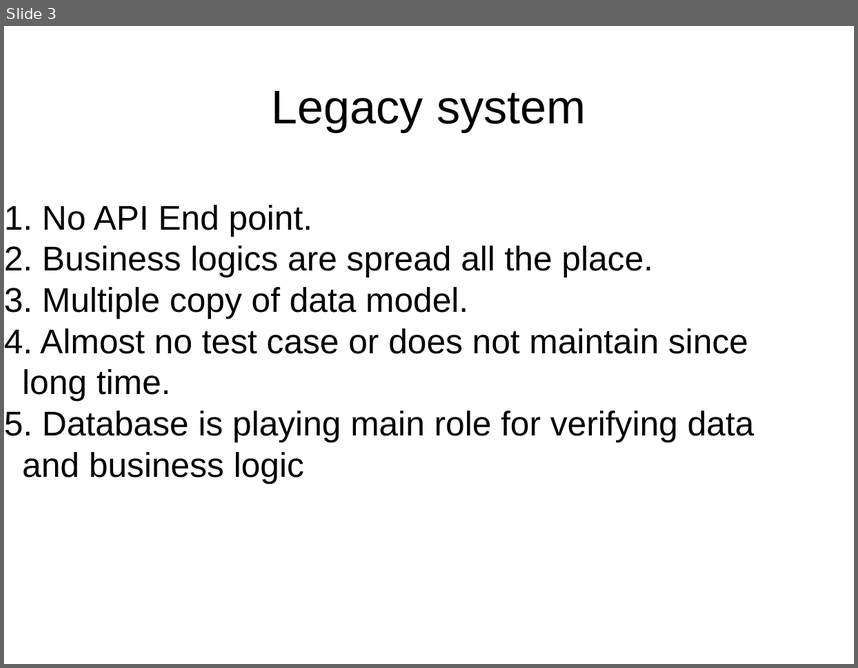
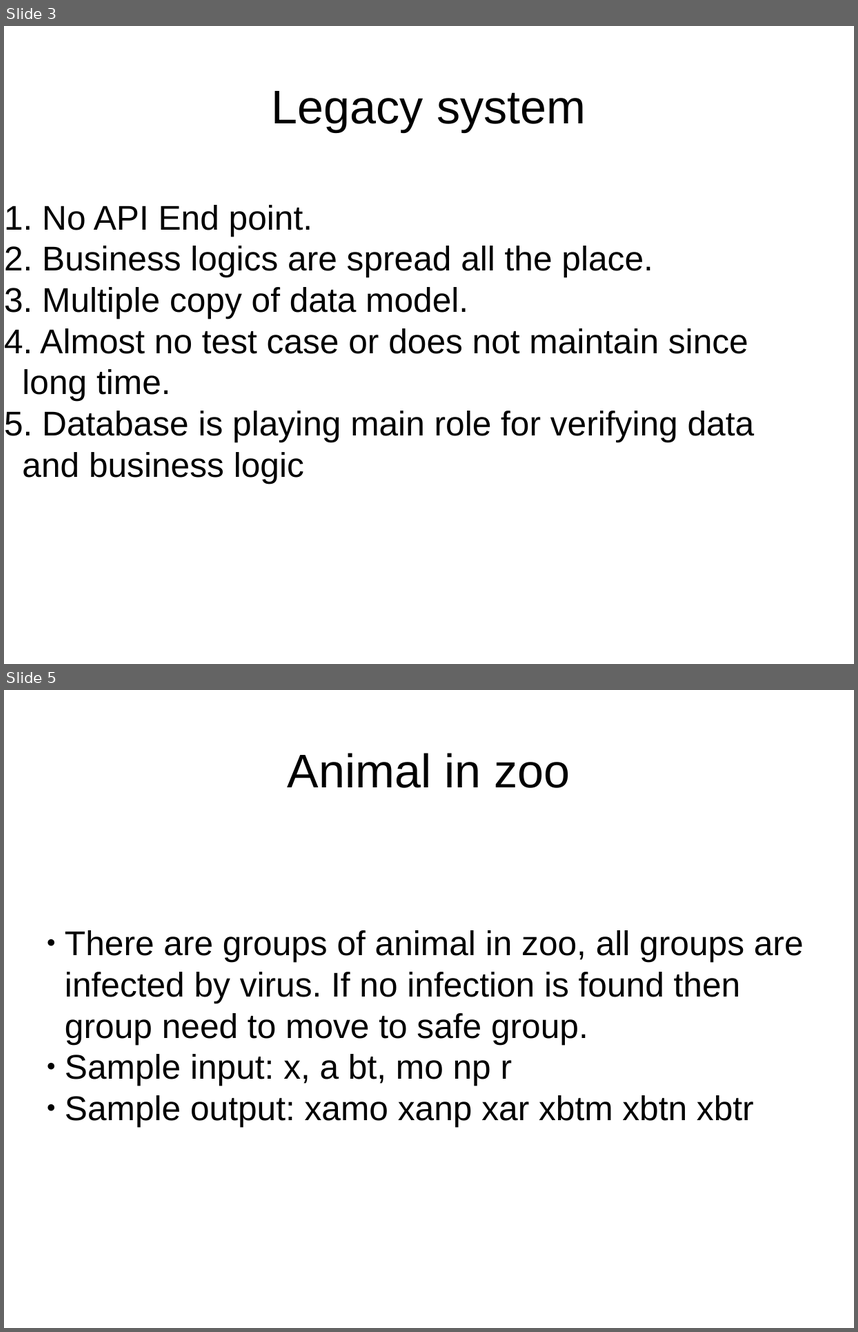
Before and after one commit to Mamun/prac, a slide deck: slide.odp. Shown one above the other, each under a label of ours: slide 3 before the commit, slides 3 and 5 after it; the slides between them are not shown. The pictures are 858x668 and 858x1332 pixels, drawn with LibreOffice and Linux fonts; fonts in the diff are those of the drawing. Boxes give left, top, right and bottom in pixels: in the first picture for what was removed or moved away, otherwise in the second. Text is boxed around its words. In the diff, an @@ line names an element or a change of style, - is before the commit and + after.

```diff
--- a/slide.odp
+++ b/slide.odp
@@ slide 5 added at [4,690,854,1328], background #FFFFFF @@
@@ title added at [288,753,570,788], 44 pt, text #000000 @@
+Animal in zoo
@@ subtitle added at [65,930,804,1126], 32 pt, text #000000 @@
+● There are groups of animal in zoo, all groups are infected by virus. If no infection is found then group need to move to safe group.
+● Sample input: x, a bt, mo np r
+● Sample output: xamo xanp xar xbtm xbtn xbtr
```
Also in this commit, not shown: 8 other slides added, 1 slide removed, 7 other files.
